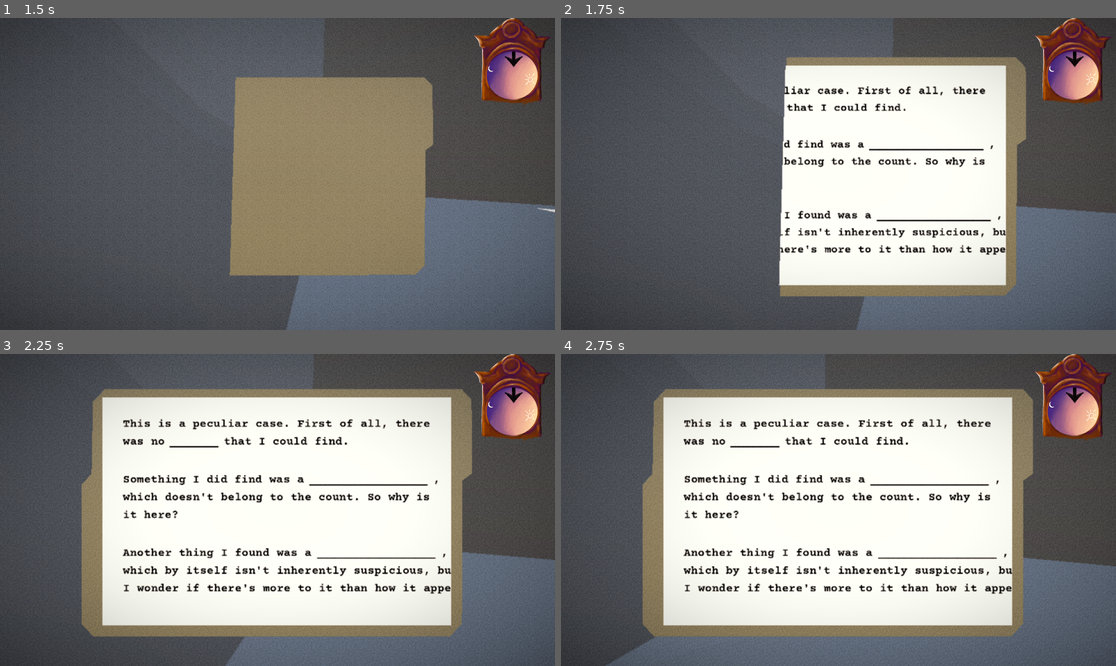
Above: before the commit, frames 1-4 (two rows, left to right).
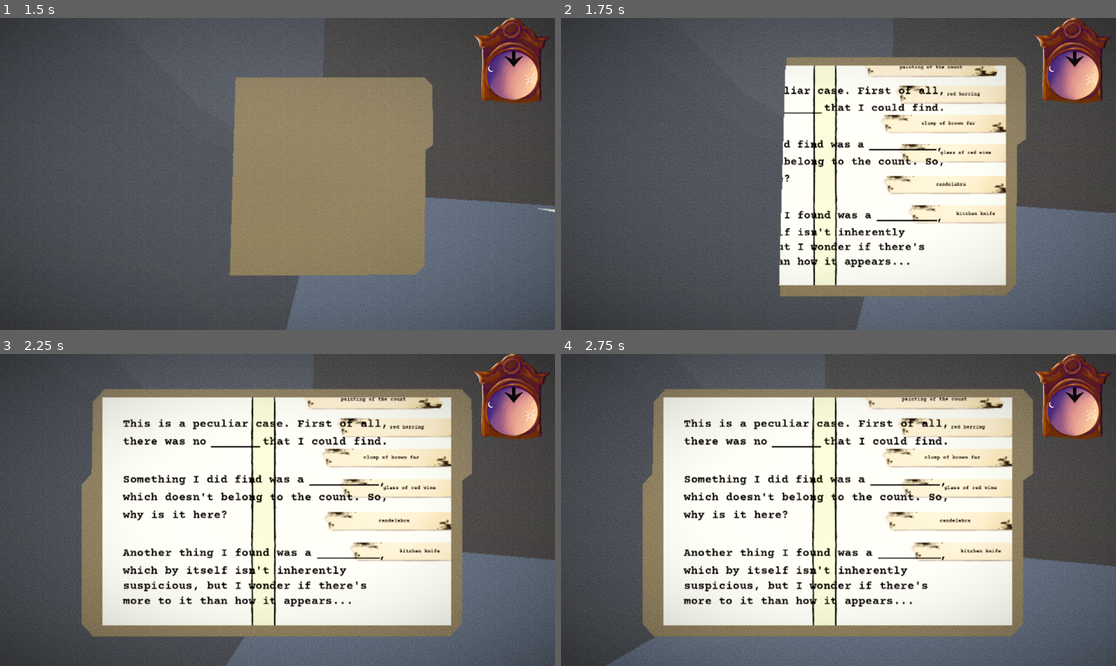
Above: after the commit, the same moments.

Repository: SDarkMagic/Count-Down
Game: Godot game, scene res://scn/debug_world.tscn
Two runs of this game, one before a commit and one after it. Both use one fixed random seed, a clock stepped at 60 frames per second and the inputs below.
Inputs (mouse positions are in pixels of both pictures, inside the frame that each line leads up to):
- Up to frame 1 (1.5 s): tap Enter (ui_accept) at 0.5, 0.77 s; move the mouse to (305, 174) at 0.52 s; hold W (move_forward) from 0.53 s (still down); tap E (interact) at 0.6 s; move the mouse to (249, 174) at 1.27 s; tap Tab (open_evidence) at 1.35 s
- Up to frame 2 (1.75 s): keep holding W (move_forward); tap Enter (ui_accept) at 1.52 s
- Up to frame 3 (2.25 s): move the mouse to (333, 441) at 2.02 s; release W (move_forward) at 2.03 s; press the mouse at (333, 441) at 2.03 s; hold D (move_right) from 2.03 s (still down)
- Up to frame 4 (2.75 s): keep holding D (move_right)

Frame 1 is identical in both runs. In frame 2, 11% of the frame differs, in the area x 39-81%, y 15-86%; in frame 3, 13%; in frame 4, 13%, in the area x 22-82%, y 13-88%.

Commit message:
evidence board bg updated + buttons added

Diff:
--- a/ent/evidence_board_display.tscn
+++ b/ent/evidence_board_display.tscn
@@ -2,6 +2,7 @@
 
 [ext_resource type="PackedScene" uid="uid://dhtmgu2k5j7de" path="res://ent/evidence_card.tscn" id="1_3tc2g"]
 [ext_resource type="Script" uid="uid://d2r8ps5b1kcyu" path="res://script/evidence_board_display.gd" id="1_mnyor"]
+[ext_resource type="Texture2D" uid="uid://bd87tqtsj3pdk" path="res://ui/assets/case_file_background.png" id="2_c5fpn"]
 [ext_resource type="PackedScene" uid="uid://c68ninjoyj3yw" path="res://ent/mad_lib.tscn" id="2_fdrd7"]
 [ext_resource type="Theme" uid="uid://bsawtooyh4tde" path="res://ui/evidence_board.theme" id="3_7a7xl"]
 
@@ -14,13 +15,108 @@
 grow_vertical = 2
 script = ExtResource("1_mnyor")
 
-[node name="ColorRect" type="ColorRect" parent="." unique_id=1664289289]
+[node name="ColorRect" type="TextureRect" parent="." unique_id=1655293875]
 layout_mode = 1
 anchors_preset = 15
 anchor_right = 1.0
 anchor_bottom = 1.0
+offset_left = -24.0
+offset_top = -64.0
+offset_right = -24.0
+offset_bottom = -64.0
 grow_horizontal = 2
 grow_vertical = 2
+texture = ExtResource("2_c5fpn")
+
+[node name="EvidenceCard" parent="ColorRect" unique_id=1141990916 instance=ExtResource("1_3tc2g")]
+layout_mode = 0
+anchors_preset = 0
+anchor_left = 0.0
+anchor_top = 0.0
+anchor_right = 0.0
+anchor_bottom = 0.0
+offset_left = 1048.0
+offset_top = 216.0
+offset_right = 1518.0
+offset_bottom = 288.0
+grow_horizontal = 1
+grow_vertical = 1
+text = "painting of the count"
+
+[node name="EvidenceCard2" parent="ColorRect" unique_id=1779137695 instance=ExtResource("1_3tc2g")]
+layout_mode = 0
+anchors_preset = 0
+anchor_left = 0.0
+anchor_top = 0.0
+anchor_right = 0.0
+anchor_bottom = 0.0
+offset_left = 1152.0
+offset_top = 304.0
+offset_right = 1622.0
+offset_bottom = 376.0
+grow_horizontal = 1
+grow_vertical = 1
+text = "red herring"
+
+[node name="EvidenceCard3" parent="ColorRect" unique_id=736911243 instance=ExtResource("1_3tc2g")]
+layout_mode = 0
+anchors_preset = 0
+anchor_left = 0.0
+anchor_top = 0.0
+anchor_right = 0.0
+anchor_bottom = 0.0
+offset_left = 1104.0
+offset_top = 400.0
+offset_right = 1574.0
+offset_bottom = 472.0
+grow_horizontal = 1
+grow_vertical = 1
+text = "clump of brown fur"
+
+[node name="EvidenceCard4" parent="ColorRect" unique_id=1054556280 instance=ExtResource("1_3tc2g")]
+layout_mode = 0
+anchors_preset = 0
+anchor_left = 0.0
+anchor_top = 0.0
+anchor_right = 0.0
+anchor_bottom = 0.0
+offset_left = 1160.0
+offset_top = 496.0
+offset_right = 1630.0
+offset_bottom = 568.0
+grow_horizontal = 1
+grow_vertical = 1
+text = "glass of red wine"
+
+[node name="EvidenceCard5" parent="ColorRect" unique_id=1845101235 instance=ExtResource("1_3tc2g")]
+layout_mode = 0
+anchors_preset = 0
+anchor_left = 0.0
+anchor_top = 0.0
+anchor_right = 0.0
+anchor_bottom = 0.0
+offset_left = 1112.0
+offset_top = 600.0
+offset_right = 1582.0
+offset_bottom = 672.0
+grow_horizontal = 1
+grow_vertical = 1
+text = "candelabra"
+
+[node name="EvidenceCard6" parent="ColorRect" unique_id=416778645 instance=ExtResource("1_3tc2g")]
+layout_mode = 0
+anchors_preset = 0
+anchor_left = 0.0
+anchor_top = 0.0
+anchor_right = 0.0
+anchor_bottom = 0.0
+offset_left = 1192.0
+offset_top = 696.0
+offset_right = 1662.0
+offset_bottom = 768.0
+grow_horizontal = 1
+grow_vertical = 1
+text = "kitchen knife"
 
 [node name="Control" type="Control" parent="." unique_id=479207306]
 anchors_preset = 0
@@ -37,7 +133,7 @@
 offset_bottom = 272.0
 theme = ExtResource("3_7a7xl")
 theme_type_variation = &"MadLib"
-text = "_________________"
+text = "__________"
 
 [node name="Label3" type="Label" parent="Control" unique_id=1310776268]
 layout_mode = 0
@@ -55,7 +151,7 @@
 offset_right = 1188.0
 offset_bottom = 280.0
 theme = ExtResource("3_7a7xl")
-text = "which doesn't belong to the count. So why is"
+text = "which doesn't belong to the count. So,"
 
 [node name="Label7" type="Label" parent="Control" unique_id=1297701884]
 layout_mode = 0
@@ -64,14 +160,14 @@
 offset_right = 1188.0
 offset_bottom = 336.0
 theme = ExtResource("3_7a7xl")
-text = "it here? "
+text = "why is it here? "
 
 [node name="Label5" type="Label" parent="Control" unique_id=2131139189]
 layout_mode = 0
-offset_left = 1024.0
-offset_top = 176.0
-offset_right = 1048.0
-offset_bottom = 224.0
+offset_left = 856.0
+offset_top = 184.0
+offset_right = 880.0
+offset_bottom = 232.0
 theme = ExtResource("3_7a7xl")
 text = ","
 
@@ -82,10 +178,10 @@
 anchor_top = 0.0
 anchor_right = 0.0
 anchor_bottom = 0.0
-offset_left = 1344.0
-offset_top = 48.0
-offset_right = 1862.0
-offset_bottom = 69.0
+offset_left = 1152.0
+offset_top = 72.0
+offset_right = 1622.0
+offset_bottom = 144.0
 grow_horizontal = 1
 grow_vertical = 1
 
@@ -107,14 +203,14 @@
 offset_bottom = 568.0
 theme = ExtResource("3_7a7xl")
 theme_type_variation = &"MadLib"
-text = "_________________"
+text = "_________"
 
 [node name="Label9" type="Label" parent="." unique_id=1360850266]
 layout_mode = 0
-offset_left = 1048.0
-offset_top = 472.0
-offset_right = 1072.0
-offset_bottom = 520.0
+offset_left = 856.0
+offset_top = 480.0
+offset_right = 880.0
+offset_bottom = 528.0
 theme = ExtResource("3_7a7xl")
 text = ","
 
@@ -125,16 +221,16 @@
 offset_right = 1188.0
 offset_bottom = 576.0
 theme = ExtResource("3_7a7xl")
-text = "which by itself isn't inherently suspicious, but "
+text = "which by itself isn't inherently "
 
 [node name="Label11" type="Label" parent="." unique_id=280207328]
 layout_mode = 0
 offset_left = 64.0
-offset_top = 584.0
-offset_right = 1188.0
-offset_bottom = 632.0
-theme = ExtResource("3_7a7xl")
-text = "I wonder if there's more to it than how it appears..."
+offset_top = 576.0
+offset_right = 856.0
+offset_bottom = 624.0
+theme = ExtResource("3_7a7xl")
+text = "suspicious, but I wonder if there's"
 
 [node name="ConclusionLabel1" type="Label" parent="." unique_id=1226818767]
 visible = false
@@ -144,7 +240,7 @@
 offset_right = 1210.0
 offset_bottom = 824.0
 theme = ExtResource("3_7a7xl")
-text = "Therefore: Maybe the count is still alive and in "
+text = "Therefore: Maybe the count is still "
 
 [node name="ConclusionLabel2" type="Label" parent="." unique_id=424427339]
 visible = false
@@ -154,7 +250,7 @@
 offset_right = 1210.0
 offset_bottom = 872.0
 theme = ExtResource("3_7a7xl")
-text = "the house with me..."
+text = "alive and in the house with me..."
 
 [node name="Control2" type="Control" parent="." unique_id=1240971232]
 anchors_preset = 0
@@ -165,18 +261,18 @@
 [node name="MadLib" parent="Control2" unique_id=317813038 instance=ExtResource("2_fdrd7")]
 custom_minimum_size = Vector2(25, 15)
 layout_mode = 0
-offset_left = 208.0
+offset_left = 336.0
 offset_top = 72.0
-offset_right = 384.0
+offset_right = 512.0
 offset_bottom = 168.0
 theme = ExtResource("3_7a7xl")
 text = "_______"
 
 [node name="Label2" type="Label" parent="Control2" unique_id=1466498559]
 layout_mode = 0
-offset_left = 376.0
+offset_left = 496.0
 offset_top = 72.0
-offset_right = 816.0
+offset_right = 936.0
 offset_bottom = 120.0
 theme = ExtResource("3_7a7xl")
 text = "that I could find. "
@@ -185,18 +281,27 @@
 layout_mode = 0
 offset_left = 64.0
 offset_top = 72.0
-offset_right = 240.0
+offset_right = 393.0
 offset_bottom = 120.0
 theme = ExtResource("3_7a7xl")
-text = "was no "
+text = "there was no "
 
 [node name="Label4" type="Label" parent="Control2" unique_id=804331602]
 layout_mode = 0
 offset_left = 64.0
 offset_top = 16.0
-offset_right = 1188.0
+offset_right = 885.0
 offset_bottom = 64.0
 theme = ExtResource("3_7a7xl")
-text = "This is a peculiar case. First of all, there "
+text = "This is a peculiar case. First of all,"
+
+[node name="Label12" type="Label" parent="." unique_id=316267700]
+layout_mode = 0
+offset_left = 64.0
+offset_top = 624.0
+offset_right = 856.0
+offset_bottom = 672.0
+theme = ExtResource("3_7a7xl")
+text = "more to it than how it appears..."
 
 [connection signal="is_dragged" from="EvidenceCard" to="Control2/MadLib" method="_on_evidence_card_is_dragged"]
Binary file added: ui/assets/case_file_background.png
Not shown, added: ui/assets/case_file_background.png.import
